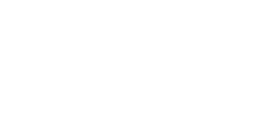
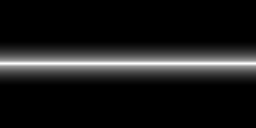
Layer changes from the first 256px x 128px image to the second:
showed "Layer 0" over [left=0, top=0, right=256, bottom=128]
